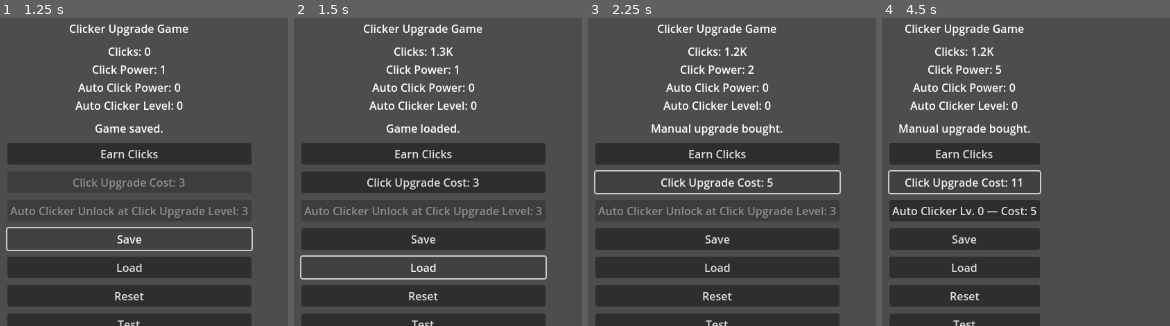
Above: before the commit, frames 1-4 (left to right).
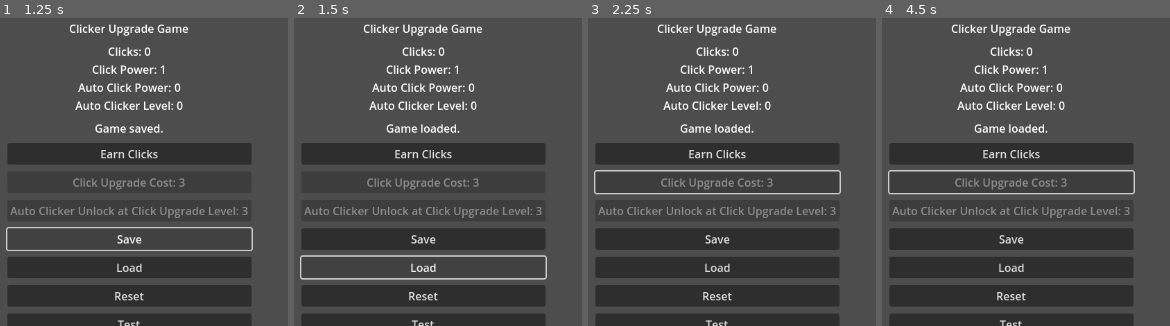
Above: after the commit, the same moments.

Repository: fehudma/godot_projects
Game: Godot game, scene res://Scenes/main.tscn
Same seed, same stepped clock (60 frames per second), same inputs: the game is played once before the commit and once after it.
Inputs (mouse positions are in pixels of both pictures, inside the frame that each line leads up to):
- Up to frame 1 (1.25 s): click "Save" at 0.5 s
- Up to frame 2 (1.5 s): click "Load" at 1.25 s
- Up to frame 3 (2.25 s): click (717, 181) at 2 s, where only the run before the commit has a clickable "Click Upgrade Cost: 3"
- Up to frame 4 (4.5 s): click (1011, 181) at 2.75 s, where only the run before the commit has a clickable "Click Upgrade Cost: 5"; click (1011, 181) at 3.5 s, where only the run before the commit has a clickable "Click Upgrade Cost: 7"; click (1026, 181) at 4.25 s, where only the run before the commit has a clickable "Click Upgrade Cost: 9"

Frame 1 is identical in both runs. In frame 2, 0.8% of the frame differs, in the area x 25-65%, y 9-56%; in frame 3, 1.8%; in frame 4, 19%, in the area x 3-88%, y 1-100%.

Commit message:
created a helper function that shows text messages in the Label

Diff:
--- a/Scripts/main.gd
+++ b/Scripts/main.gd
@@ -115,7 +115,7 @@
 func reset_game() -> void:
 	reset_game_values()
 	stop_passive_income_timer()
-	message_label.text = "Game reset."
+	show_message("Game reset.")
 	update_ui()
 
 func format_number(value: int) -> String:
@@ -164,35 +164,6 @@
 	reset_button.pressed.connect(_on_reset_button_pressed)
 	passive_income_timer.wait_time = PASSIVE_INCOME_INTERVAL
 	update_ui()
-	print("=============")
-	print(format_number(1000))
-	print(format_number(1250))
-	print(format_number(15000))
-	print(format_number(15500))
-	print(format_number(999999))
-	print("=============")
-	print(format_number(999_999))
-	print(format_number(1_000_000))
-	print(format_number(1_250_000))
-	print(format_number(15_000_000))
-	print(format_number(999_999_999))
-	print("=============")
-	print(format_number(1_000_000_000))
-	print(format_number(1_250_000_000))
-	print(format_number(15_000_000_000))
-	print(format_number(999_999_999_999))
-	print("=============")
-	print(format_number(999_949))
-	print(format_number(999_950))
-	print(format_number(999_999))
-	print(format_number(999_949_999))
-	print(format_number(999_950_000))
-	print(format_number(999_999_999))
-	print("=============")
-	clicks = 1_250
-	print(clicks)
-	print(typeof(clicks))
-	print(format_number(clicks))
 
 
 # on-click functionality
@@ -208,7 +179,7 @@
 		var was_unlocked: bool = is_auto_clicker_unlocked()
 		buy_upgrade()
 		if not was_unlocked and is_auto_clicker_unlocked():
-			message_label.text = "Manual upgrade bought and auto clicker unlocked."
+			show_message("Manual upgrade bought and auto clicker unlocked.")
 		update_ui()
 
 func _on_save_button_pressed() -> void:
@@ -217,7 +188,7 @@
 	var save_file: FileAccess = FileAccess.open(SAVE_FILE_PATH, FileAccess.WRITE)
 
 	if save_file == null:
-		message_label.text = "Could not save game."
+		show_message("Could not save game.")
 		return
 
 	save_file.store_string(json_text)
@@ -226,13 +197,13 @@
 
 func _on_load_button_pressed() -> void:
 	if not FileAccess.file_exists(SAVE_FILE_PATH):
-		message_label.text = "No Savefile exists."
+		show_message("No Savefile exists.")
 		return
 
 	var save_file: FileAccess = FileAccess.open(SAVE_FILE_PATH, FileAccess.READ)
 
 	if save_file == null:
-		message_label.text = "Could not load game."
+		show_message("Could not load game.")
 		return
 
 	var json_text: String = save_file.get_as_text()
@@ -240,20 +211,20 @@
 	var loaded_data: Variant = JSON.parse_string(json_text)
 
 	if typeof(loaded_data) != TYPE_DICTIONARY:
-		message_label.text = "Save file is invalid."
+		show_message("Save file is invalid.")
 		return
 
 	var save_data: Dictionary = loaded_data
 	#check (validate) dictionary for presence of keys
 	if not save_data.has_all(REQUIRED_SAVE_KEYS):
-		message_label.text = "Save file is missing data."
+		show_message("Save file is missing data.")
 		return
 	#check (validate) dictionary for correct data type inside of keys
 	for key: String in REQUIRED_SAVE_KEYS:
 		var value: Variant = save_data[key]
 
 		if typeof(value) != TYPE_INT and typeof(value) != TYPE_FLOAT:
-			message_label.text = "Save file contains invalid values."
+			show_message("Save file contains invalid values.")
 			return
 
 	clicks = int(save_data["clicks"])
@@ -267,7 +238,7 @@
 	restore_passive_income_timer()
 
 	update_ui()
-	message_label.text = "Game loaded."
+	show_message("Game loaded.")
 
 
 func _on_reset_button_pressed() -> void:
@@ -290,14 +261,14 @@
 	clicks_per_click += CLICKS_PER_CLICK_INCREASE
 	upgrade_cost += UPGRADE_COST_INCREASE
 	manual_upgrade_level += MANUAL_UPGRADE_LEVEL
-	message_label.text = "Manual upgrade bought."
+	show_message("Manual upgrade bought.")
 
 func buy_auto_clicker() -> void:
 	clicks -= auto_clicker_cost
 	passive_clicks_per_tick += PASSIVE_CLICKS_INCREASE
 	auto_clicker_cost += AUTO_CLICKER_COST_INCREASE
 	auto_clicker_level += 1
-	message_label.text = "Auto clicker bought."
+	show_message("Auto clicker bought.")
 
 func _on_passive_income_timer_timeout() -> void:
 	# passive-income logic
